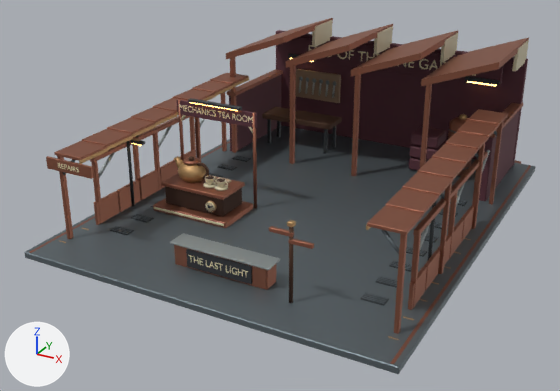
The glTF model assets/storefronts/beacon-far-wink-garage.glb, before and after one commit.
Rendered twice from a 50 mm camera at (15.2, -23.0, 15.5) aimed at (-0.9, 6.3, 0.8). The axes (+X, +Y, +Z) are drawn at lower left. The lights are the same throughout. The picture after the commit comes second. Vertices at exactly the same position are counted once.

Names of what the first picture shows: 'beacon-far-wink-garage'.
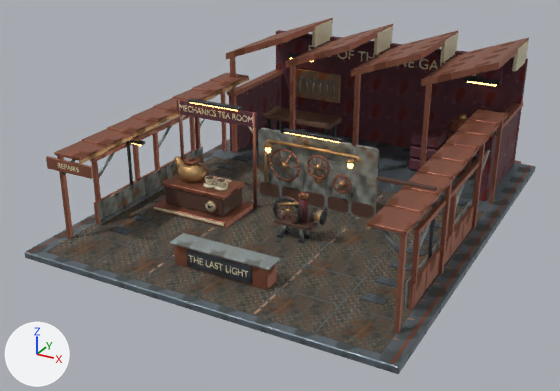
What differs and where, as boxes [x1, y1, x2, y2] in the pictures (560 x 391 px):
'End of the Line Garage drive', added
    after: [273, 192, 318, 230]
    faces in mat_iron: [273, 197, 301, 224]
    faces in mat_wine: [299, 198, 308, 223]
    faces in mat_brass: [278, 194, 309, 214]
    faces in mat_copper: [277, 192, 307, 222]
'End of the Line Garage nozzle', added
    after: [309, 208, 327, 225]
part 1 of me_end_of_the_line_garage_001, added
    after: [308, 155, 328, 164]
part 2 of me_end_of_the_line_garage_001, added
    after: [308, 171, 328, 179]
part 3 of me_end_of_the_line_garage_001, added
    after: [334, 175, 350, 182]
part 4 of me_end_of_the_line_garage_001, added
    after: [334, 187, 350, 194]
part 5 of me_end_of_the_line_garage_001, deleted
    before: [269, 226, 294, 237]
part 6 of me_end_of_the_line_garage_001, deleted
    before: [287, 220, 296, 227]
part 7 of me_end_of_the_line_garage_001, deleted
    before: [288, 238, 314, 249]
part 8 of me_end_of_the_line_garage_001, deleted
    before: [289, 227, 294, 303]
part 9 of me_end_of_the_line_garage_001, built on
    after: [45, 128, 485, 354]
part 10 of me_end_of_the_line_garage_001, added
    after: [376, 176, 437, 191]
part 11 of me_end_of_the_line_garage_001, surface changed
    both: [26, 42, 532, 372]

What changed in the scene script:
```text
Add mat_workdeck:
    mat_workdeck = bpy.data.materials.new('Workdeck')
    # uses the picture img_port_plate_relief
    # uses the picture img_port_plate_roughness
    # uses the picture img_workdeck
Add mat_workskin:
    mat_workskin = bpy.data.materials.new('Workskin')
    # uses the picture img_port_paint2_relief
    # uses the picture img_port_paint2_roughness
    # uses the picture img_workskin
Add mat_safety:
    mat_safety = bpy.data.materials.new('Safety')
    # uses the picture img_port_paint2_relief
    # uses the picture img_port_paint2_roughness
    # uses the picture img_safety
Change me_end_of_the_line_garage_001:
    remove me_end_of_the_line_garage_001.from_pydata(...)  # 14814 vertices, 28208 faces; spans x -8.4..8.4, y -2.6..18.5, z -0.5..6.9
    add me_end_of_the_line_garage_001.from_pydata(...)  # 21118 vertices, 39998 faces; spans x -8.4..8.4, y -2.6..18.5, z -0.5..6.9
    me_end_of_the_line_garage_001 part 1: the loose piece of 146 vertices spanning x -4.6..-3.9, y 4.7..4.9, z 2.1..2.3 is copied, and the copy is scaled about its middle by (1.63, 0.735, 1.26), then moved by (4.9, 2.3, 0.5), in mat_copper; it spans x 0.2..1.2, y 7.1..7.2, z 2.5..2.9
    me_end_of_the_line_garage_001 part 2: the loose piece of 146 vertices spanning x -2.9..-2.7, y 4.5..4.6, z 1.5..1.6 is copied, and the copy is scaled about its middle by (4.25, 1.76, 3.15), then moved by (3.5, 2.6, 0.3), in mat_copper; it spans x 0.2..1.2, y 7.1..7.2, z 1.7..2.0
    me_end_of_the_line_garage_001 part 3: the loose piece of 146 vertices spanning x -4.6..-3.9, y 4.7..4.9, z 2.1..2.3 is copied, and the copy is moved by (6.1, 2.3, -0.2), in mat_copper; it spans x 1.5..2.3, y 7.1..7.2, z 1.8..2.1
    me_end_of_the_line_garage_001 part 4: the loose piece of 146 vertices spanning x -4.6..-3.9, y 4.7..4.9, z 1.6..1.8 is copied, and the copy is moved by (6.1, 2.3, -0.4), in mat_copper; it spans x 1.5..2.3, y 7.1..7.2, z 1.2..1.5
    me_end_of_the_line_garage_001 part 5: the loose piece of 32 vertices spanning x 2.5..3.5, y -0.8..-0.6, z 2.8..3.0 is deleted
    me_end_of_the_line_garage_001 part 6: the loose piece of 32 vertices spanning x 3.3..3.5, y -0.8..-0.6, z 3.2..3.4 is deleted
    me_end_of_the_line_garage_001 part 7: the loose piece of 32 vertices spanning x 3.3..4.3, y -0.8..-0.6, z 2.5..2.7 is deleted
    me_end_of_the_line_garage_001 part 8: the loose piece of 28 vertices spanning x 3.3..3.5, y -0.8..-0.6, z 0.0..3.3 is deleted
    me_end_of_the_line_garage_001 part 9: 2 vertices moved within x 7.5, y 1.9, z 0.0; 5280 vertices added at x -7.7..7.7, y -2.2..10.9, z 0.0..3.9
    me_end_of_the_line_garage_001 part 10: 52 vertices added at x 5.2..7.6, y 2.7..2.9, z 3.9..4.3
    me_end_of_the_line_garage_001 part 11: 20124 kept faces spanning x -8.4..8.4, y -2.6..18.5, z -0.5..6.9 get new texture (UV) coordinates
    other edits to the shape of me_end_of_the_line_garage_001 do not show in these pictures
    add me_end_of_the_line_garage_001.materials.append(mat_workdeck)
    add me_end_of_the_line_garage_001.materials.append(mat_safety)
    add me_end_of_the_line_garage_001.materials.append(mat_workskin)
Add ob_end_of_the_line_garage_nozzle:
    ob_end_of_the_line_garage_nozzle = bpy.data.objects.new('End of the Line Garage nozzle', me_beacon_far_wink_detachable_coupling_001)  # 144 vertices, 256 faces; spans x -0.06..0.531, y -0.32..0.32, z -0.32..0.32
    ob_end_of_the_line_garage_nozzle.location = (1.85, 4.2, 1.28)
Add ob_end_of_the_line_garage_drive:
    ob_end_of_the_line_garage_drive = bpy.data.objects.new('End of the Line Garage drive', me_beacon_far_wink_live_workpiece_001)  # 1422 vertices, 2732 faces; spans x -0.92..0.93, y -0.44..0.42, z -0.62..0.96
    ob_end_of_the_line_garage_drive.location = (1.0, 4.2, 1.28)
```
